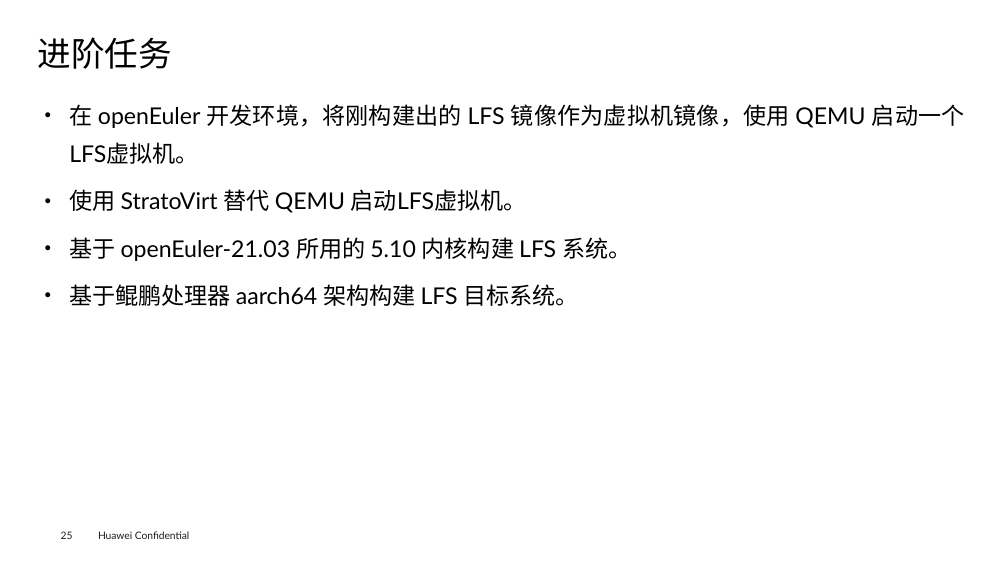
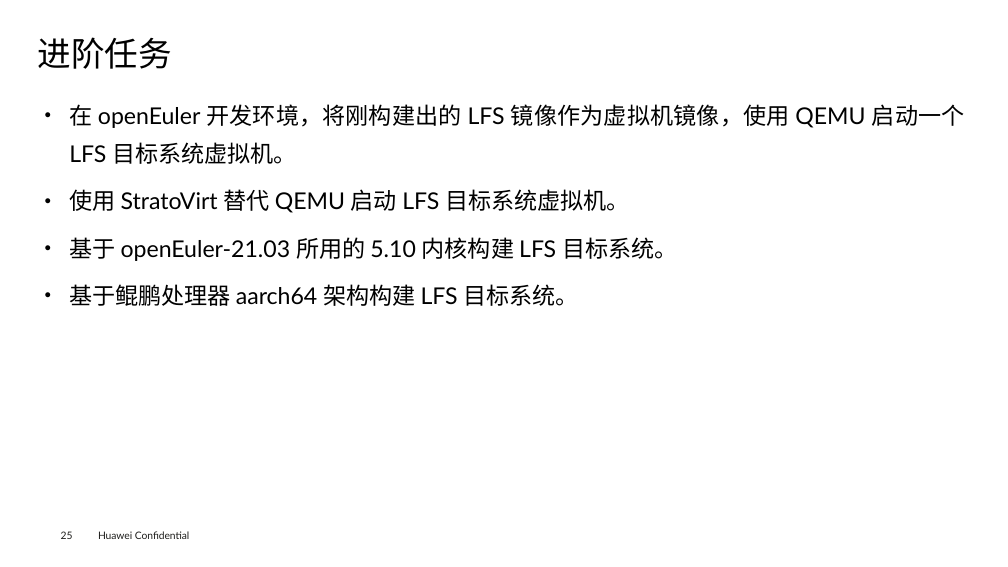
Before and after one commit to openeuler-mirror/lfs-course, a slide deck: slide 26 of lfs-7.7-systemd/documents/LFS-on-opnEuler_v1.3.pptx. Drawn at 1008x567 pixels with LibreOffice and Linux fonts; fonts in the diff are those of the drawing; background and template pictures are left out. Boxes give left, top, right and bottom in pixels: in the first picture for what was removed or moved away, otherwise in the second. Text is boxed around its words. In the diff, an @@ line names an element or a change of style, - is before the commit and + after.

```diff
--- a/lfs-7.7-systemd/documents/LFS-on-opnEuler_v1.3.pptx
+++ b/lfs-7.7-systemd/documents/LFS-on-opnEuler_v1.3.pptx
@@ text at (69,104,965,261): text changed @@
-● 在 openEuler 开发环境，将刚构建出的 LFS 镜像作为虚拟机镜像，使用 QEMU 启动一个LFS虚拟机。
-● 使用 StratoVirt 替代 QEMU 启动LFS虚拟机。
-● 基于 openEuler-21.03 所用的 5.10 内核构建 LFS 系统。
+● 在 openEuler 开发环境，将刚构建出的 LFS 镜像作为虚拟机镜像，使用 QEMU 启动一个 LFS 目标系统虚拟机。
+● 使用 StratoVirt 替代 QEMU 启动 LFS 目标系统虚拟机。
+● 基于 openEuler-21.03 所用的 5.10 内核构建 LFS 目标系统。
```
Also in this commit, not shown: 9 other slides changed, 1 other file.
